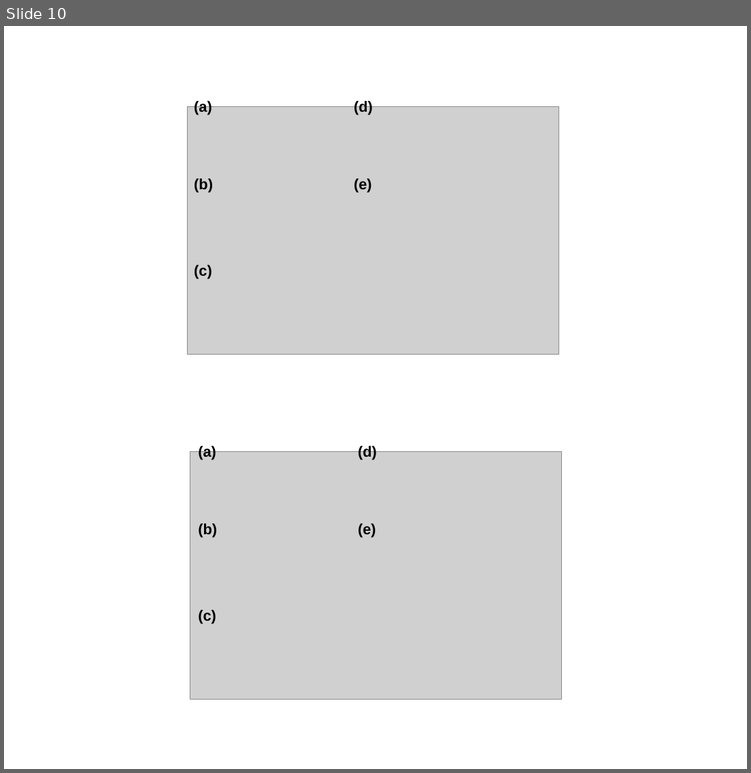
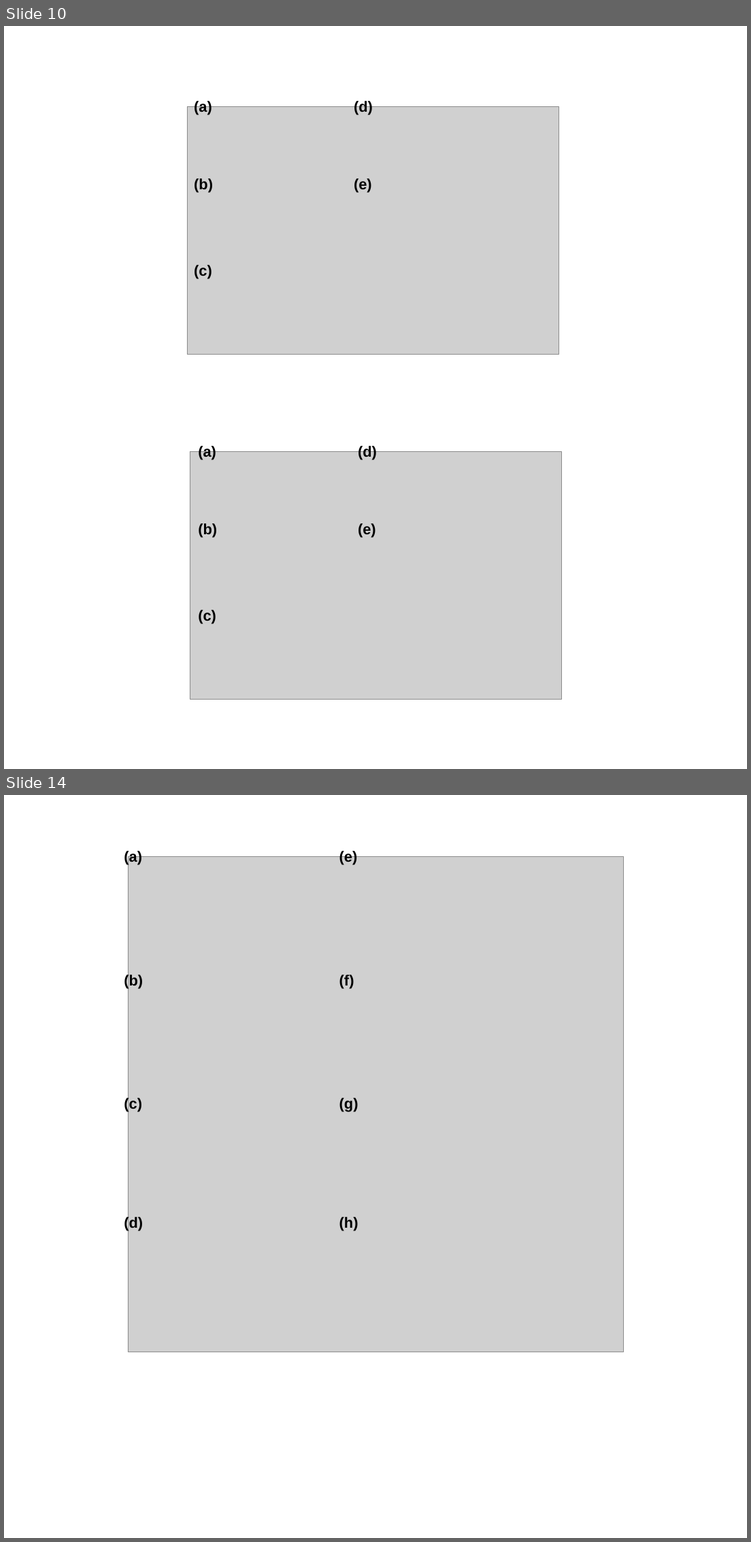
Before and after one commit to jon-mah/sample_size_demography, a slide deck: Summary/figures.pptx. Shown one above the other, each under a label of ours: slide 10 before the commit, slides 10 and 14 after it; the slides between them are not shown. The pictures are 751x773 and 751x1542 pixels, drawn with LibreOffice and Linux fonts; fonts in the diff are those of the drawing; grey boxes stand for pictures. Boxes give left, top, right and bottom in pixels: in the first picture for what was removed or moved away, otherwise in the second. Text is boxed around its words. In the diff, an @@ line names an element or a change of style, - is before the commit and + after.

```diff
--- a/Summary/figures.pptx
+++ b/Summary/figures.pptx
@@ slide 14 added at [4,795,747,1538], background #FFFFFF @@
@@ text added at [124,850,142,865], 36 pt, text #000000, bold @@
+(a)
@@ text added at [339,850,358,865], 36 pt, text #000000, bold @@
+(e)
@@ picture added at [128,856,623,1352] @@
@@ text added at [124,973,143,988], 36 pt, text #000000, bold @@
+(b)
@@ text added at [339,975,354,988], 36 pt, text #000000, bold @@
+(f)
@@ text added at [124,1096,142,1111], 36 pt, text #000000, bold @@
+(c)
@@ text added at [339,1098,358,1111], 36 pt, text #000000, bold @@
+(g)
@@ text added at [124,1216,143,1231], 36 pt, text #000000, bold @@
+(d)
@@ text added at [339,1217,358,1231], 36 pt, text #000000, bold @@
+(h)
```
Also in this commit, not shown: 1 slide changed, 4 other slides added, 51 other files.
